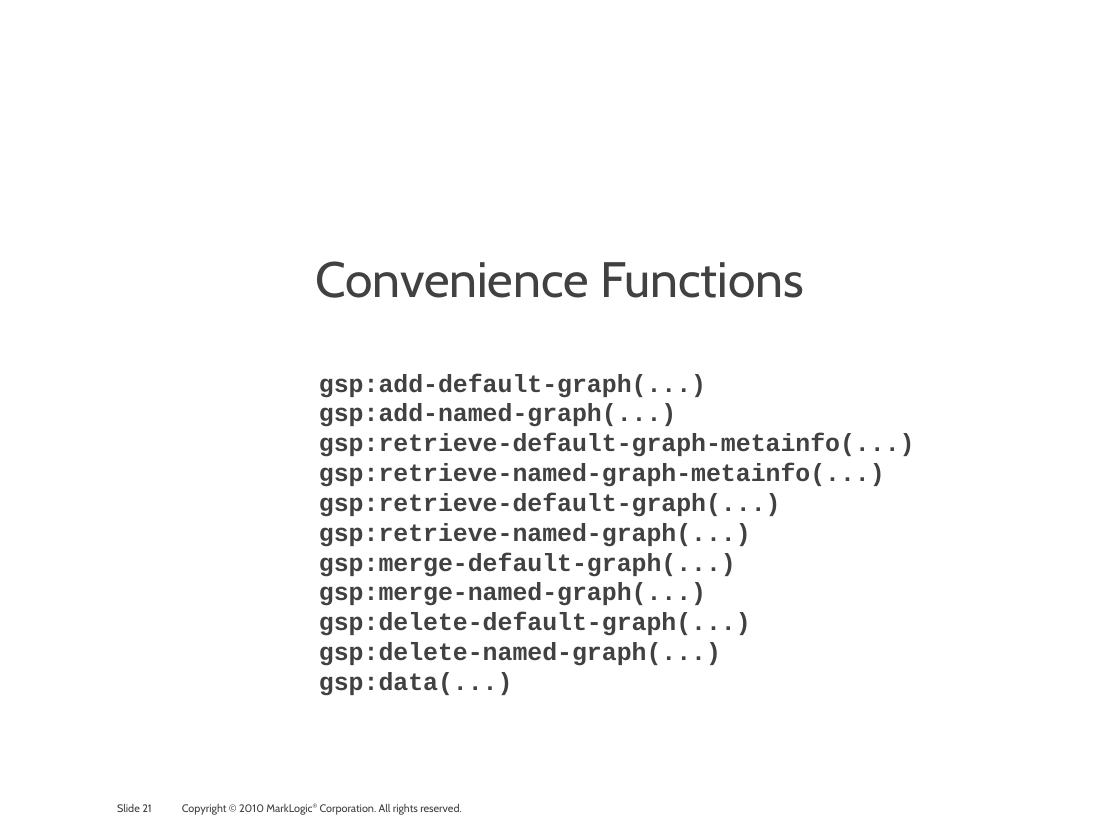
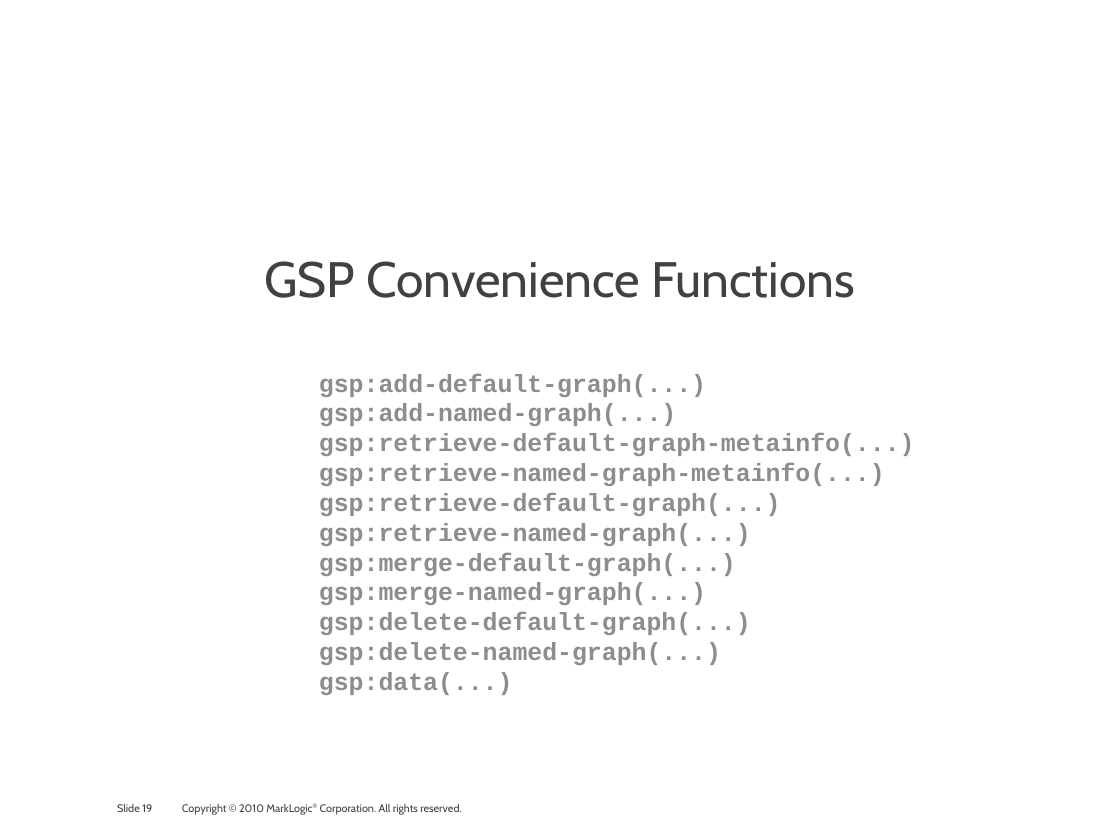
Before and after one commit to philipfennell/grasp, a slide deck: slide 19 of docs/marklogic_and_the_linked-data_connection.pptx (slide 21 before the commit). Drawn at 1120x840 pixels with LibreOffice and Linux fonts; fonts in the diff are those of the drawing; background and template pictures are left out. Boxes give left, top, right and bottom in pixels: in the first picture for what was removed or moved away, otherwise in the second. Text is boxed around its words. In the diff, an @@ line names an element or a change of style, - is before the commit and + after.

```diff
--- a/docs/marklogic_and_the_linked-data_connection.pptx
+++ b/docs/marklogic_and_the_linked-data_connection.pptx
@@ text at [264, 261, 855, 298]: text changed @@
-Convenience Functions
+GSP Convenience Functions
@@ text at [319, 373, 915, 695]: text colour #414141 to #8D8D8D @@
@@ page number at [117, 804, 152, 812]: text changed @@
-Slide 21
+Slide 19
```
Also in this commit, not shown: 2 other slides changed, 2 slides added, 2 slides removed, 1 other file.
